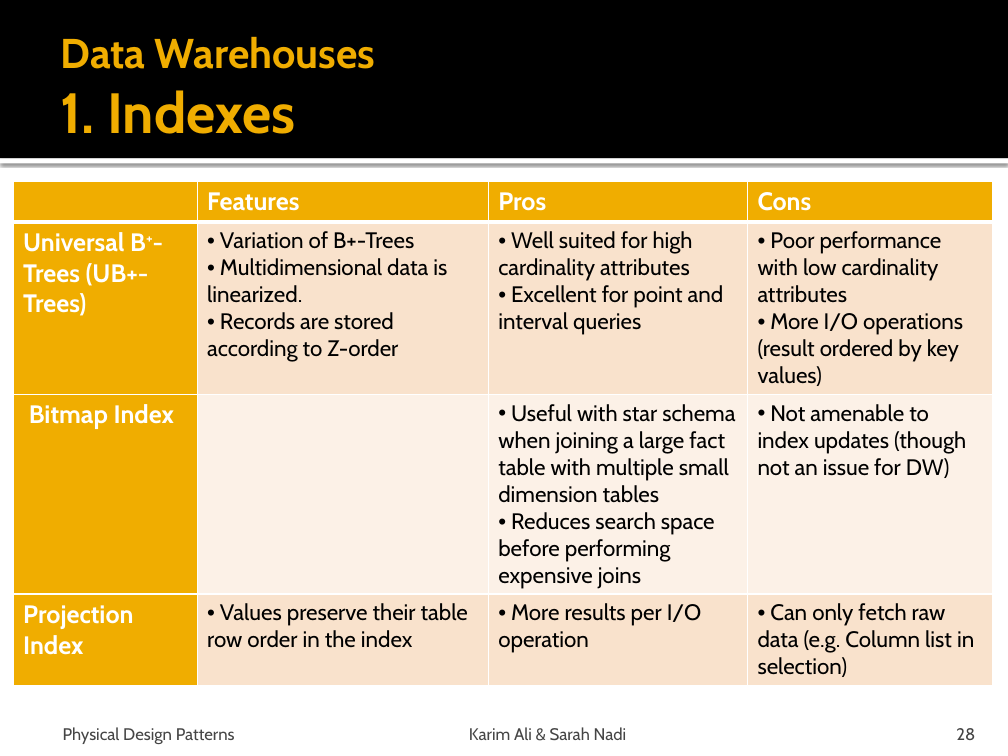
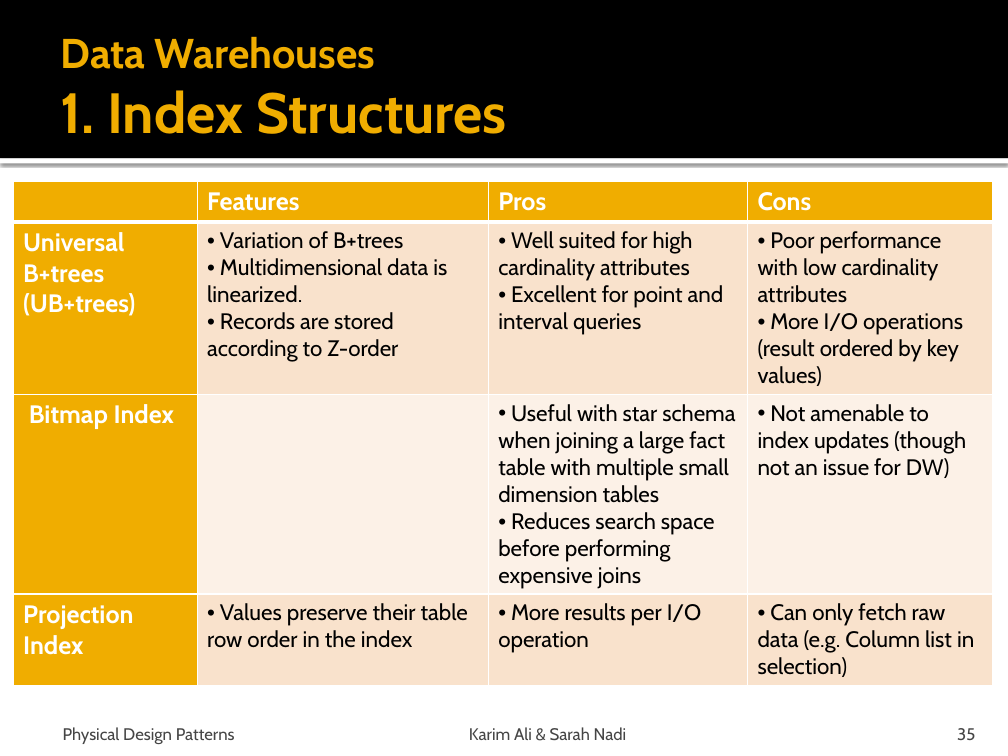
Before and after one commit to snadi/cs848-db, a slide deck: slide 35 of cs848-db/PhysDesignPres.pptx (slide 28 before the commit). Drawn at 1008x756 pixels with LibreOffice and Linux fonts; fonts in the diff are those of the drawing. Boxes give left, top, right and bottom in pixels: in the first picture for what was removed or moved away, otherwise in the second. Text is boxed around its words. In the diff, an @@ line names an element or a change of style, - is before the commit and + after.

```diff
--- a/cs848-db/PhysDesignPres.pptx
+++ b/cs848-db/PhysDesignPres.pptx
@@ title at (60,36,507,134): text changed; size 29.7 to 40.5 pt @@
-Data Warehouses
-1. Indexes
+Data Warehouses
+1. Index Structures
@@ table at (13,181,993,682) @@
-row 2, column 1: Universal B+-Trees (UB+-Trees)
+row 2, column 1: Universal B+trees (UB+trees)
-row 2, column 2: Variation of B+-Trees / Multidimensional data is linearized. / Records are stored according to Z-order
+row 2, column 2: Variation of B+trees / Multidimensional data is linearized. / Records are stored according to Z-order
@@ page number at (957,728,975,740): text changed @@
-28
+35
```
Also in this commit, not shown: 13 other slides changed.
